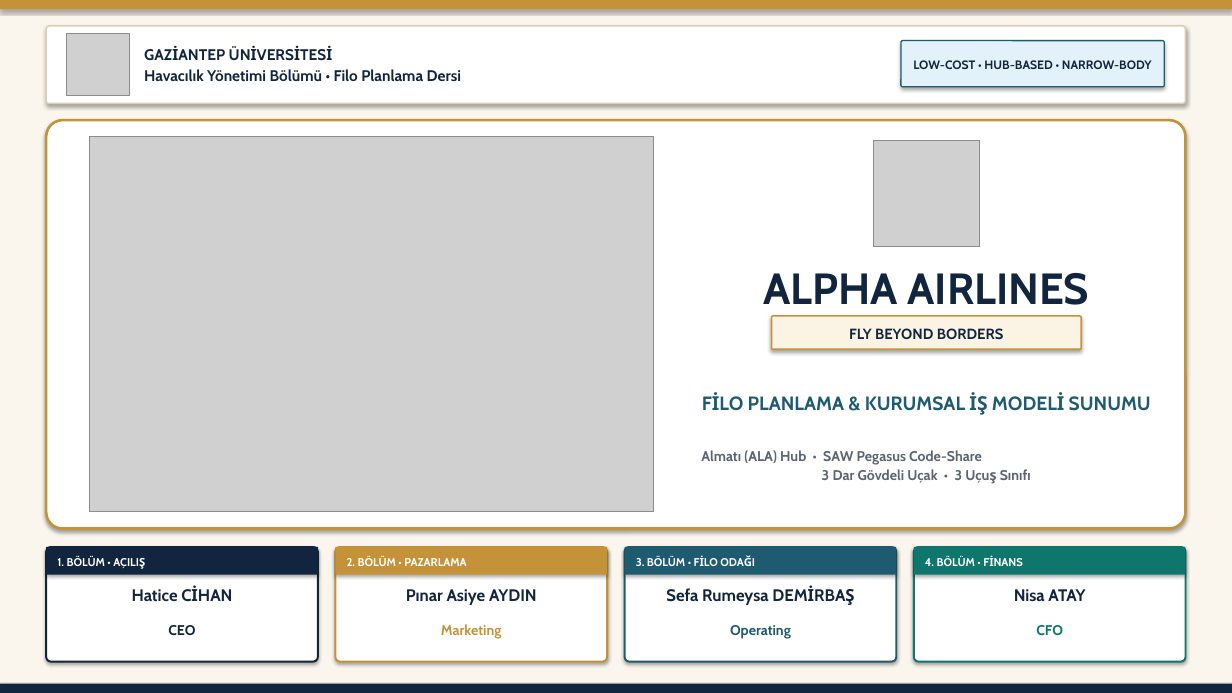
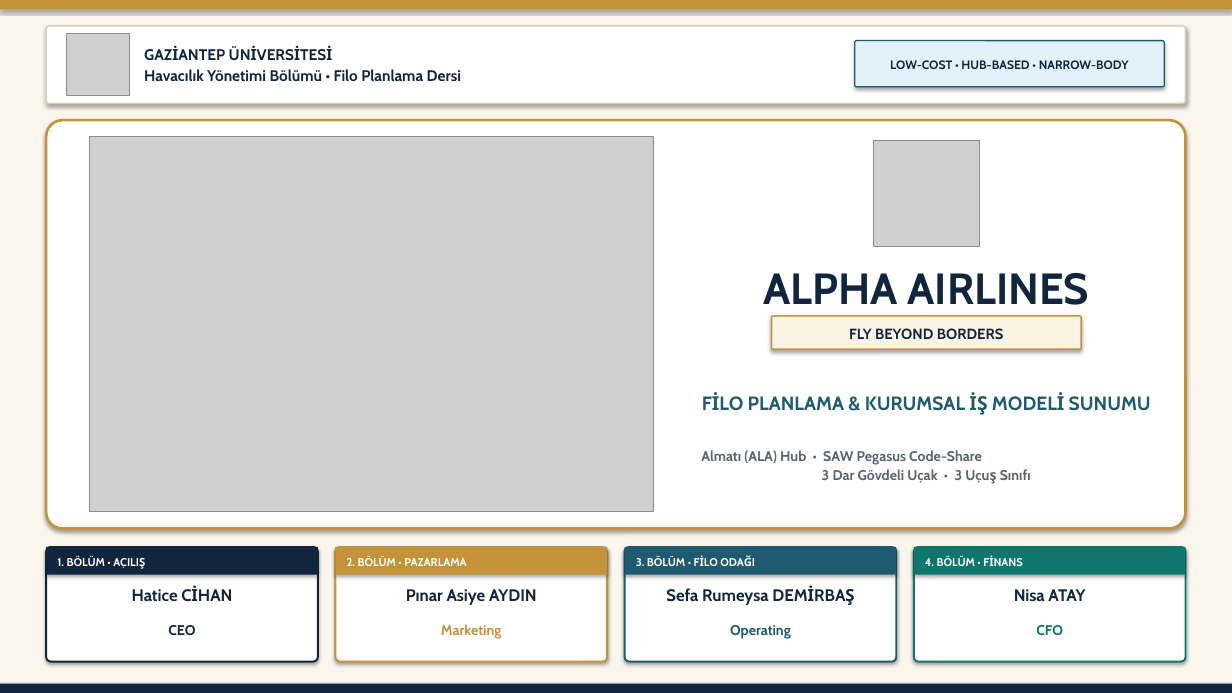
Before and after one commit to mgocuk/rumusky-airlines, a slide deck: slide 1 of Alpha_Airlines_Filo_Planlama_Sunumu.pptx. Drawn at 1232x693 pixels with LibreOffice and Linux fonts; fonts in the diff are those of the drawing; grey boxes stand for pictures. Boxes give left, top, right and bottom in pixels: in the first picture for what was removed or moved away, otherwise in the second. Text is boxed around its words. In the diff, an @@ line names an element or a change of style, - is before the commit and + after.

```diff
--- a/Alpha_Airlines_Filo_Planlama_Sunumu.pptx
+++ b/Alpha_Airlines_Filo_Planlama_Sunumu.pptx
@@ rounded rectangle: place and size @@
-rounded rectangle at bbox=[901, 41, 1165, 87]
+rounded rectangle at bbox=[855, 41, 1165, 87]
@@ text "LOW-COST • HUB-BASED • NARROW-BODY": place and size @@
-text "LOW-COST • HUB-BASED • NARROW-BODY" at bbox=[913, 60, 1152, 69]
+text "LOW-COST • HUB-BASED • NARROW-BODY" at bbox=[890, 60, 1129, 69]
```
Also in this commit, not shown: 18 other files.
